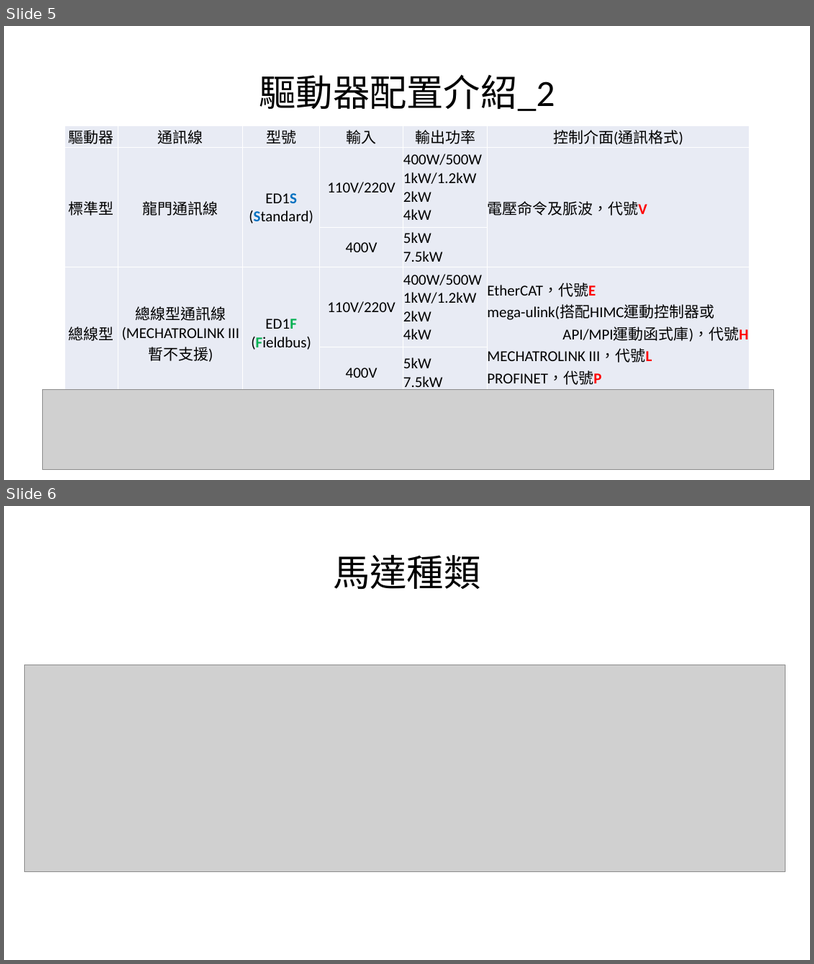
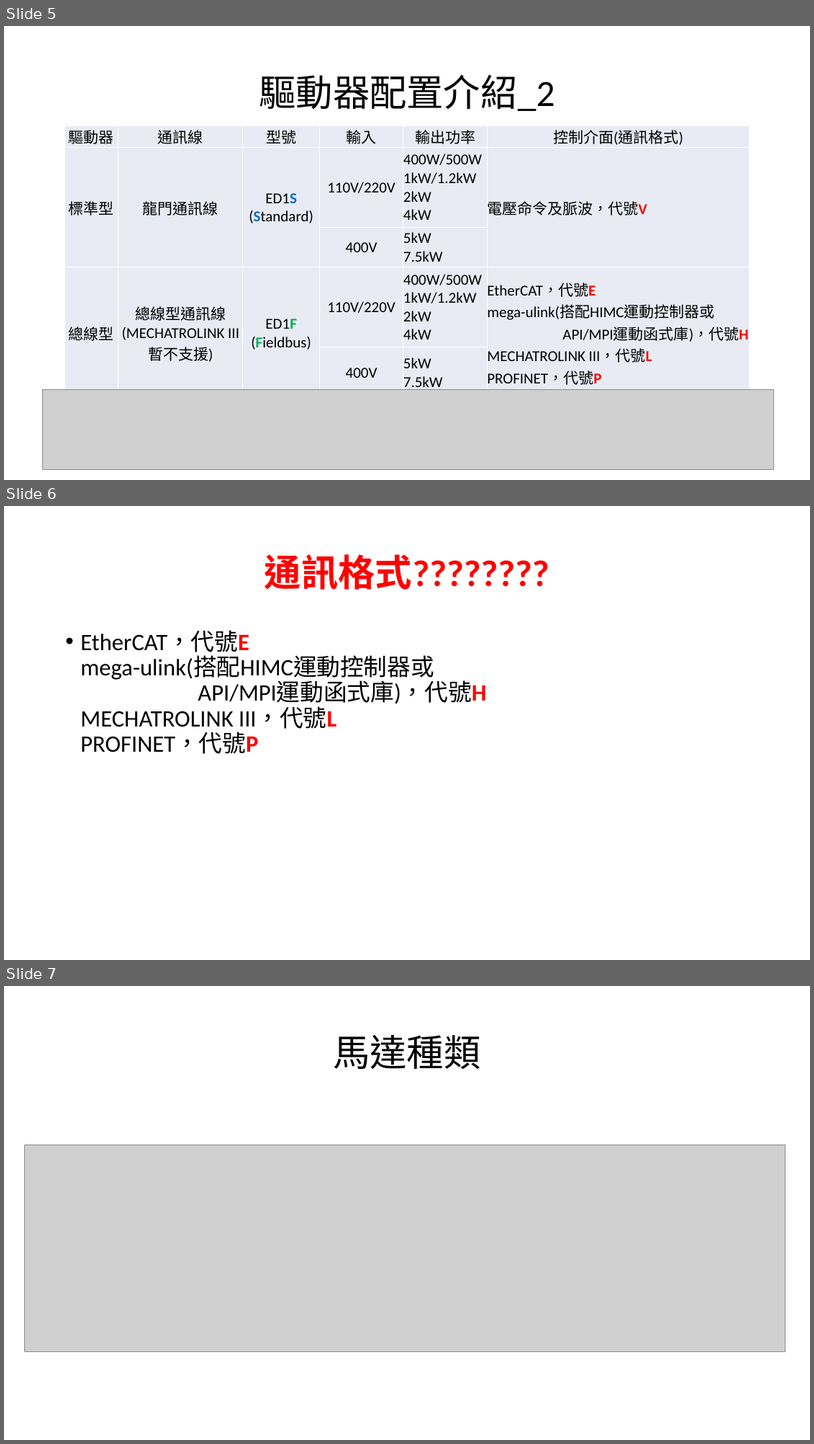
Before and after one commit to handsomeyo-wei/introduce-product-of-controllers-and-drivers, a slide deck: 產品簡介.pptx. Shown one above the other, each under a label of ours: slides 5 and 6 before the commit, slides 5, 6 and 7 after it. The pictures are 814x964 and 814x1444 pixels, drawn with LibreOffice and Linux fonts; fonts in the diff are those of the drawing; grey boxes stand for pictures. Boxes give left, top, right and bottom in pixels: in the first picture for what was removed or moved away, otherwise in the second. Text is boxed around its words. In the diff, an @@ line names an element or a change of style, - is before the commit and + after.

```diff
--- a/產品簡介.pptx
+++ b/產品簡介.pptx
@@ slide 6 added at box(4, 506, 810, 960), background #FFFFFF @@
@@ title added at box(265, 554, 550, 590), 44 pt, text #FF0000, bold @@
+通訊格式????????
@@ text added at box(80, 631, 486, 754), 28 pt, text #000000 @@
+• EtherCAT，代號E
+  mega-ulink(搭配HIMC運動控制器或
+  API/MPI運動函式庫)，代號H
+  MECHATROLINK III，代號L
+  PROFINET，代號P
@@ what was slide 6 is now slide 7 @@
```
Also in this commit, not shown: 3 slides changed, 10 other slides added.
